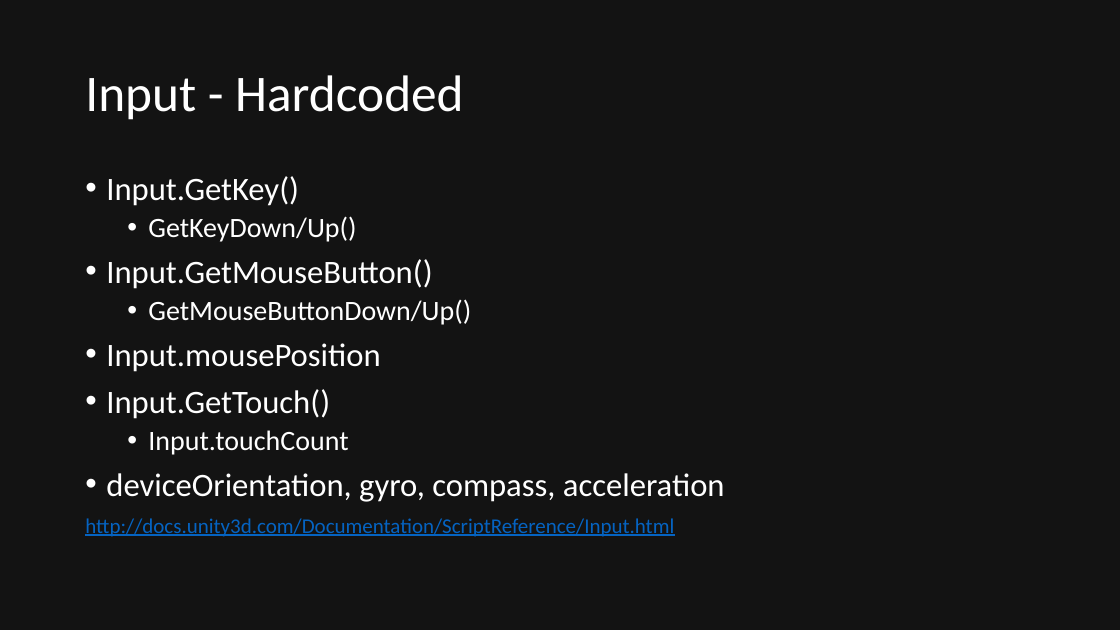
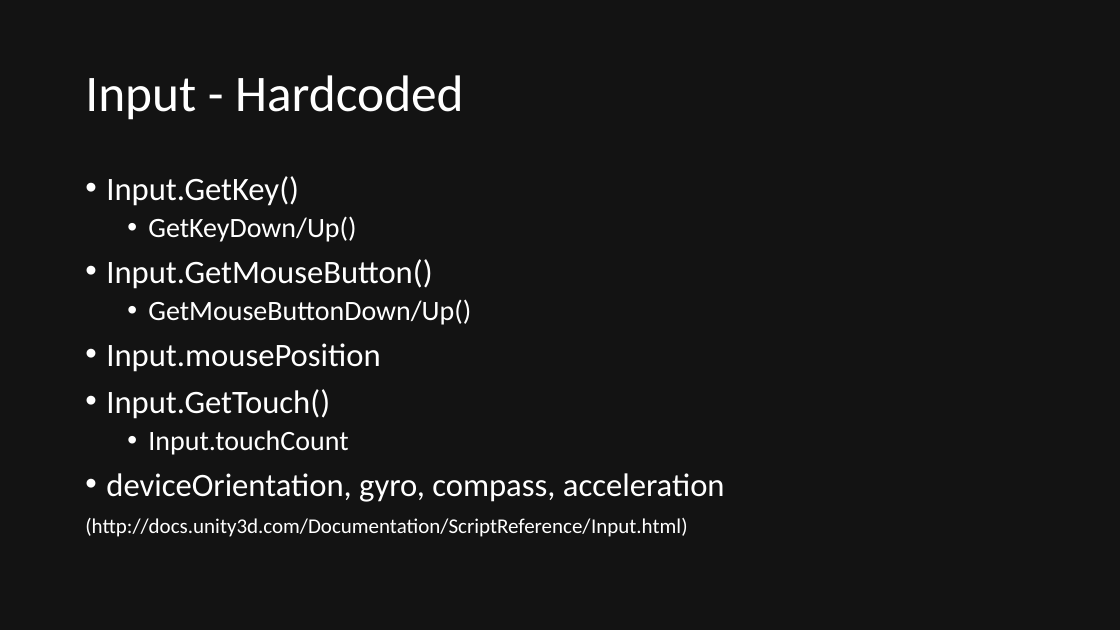
Before and after one commit to quandtm/UnitySTWorkshop, a slide deck: slide 23 of ST_Unity_101.pptx. Drawn at 1120x630 pixels with LibreOffice and Linux fonts; fonts in the diff are those of the drawing. Boxes give left, top, right and bottom in pixels: in the first picture for what was removed or moved away, otherwise in the second. Text is boxed around its words. In the diff, an @@ line names an element or a change of style, - is before the commit and + after.

```diff
--- a/ST_Unity_101.pptx
+++ b/ST_Unity_101.pptx
@@ text at [85,518,687,537]: text changed; text colour #0563C1 to #FFFFFF @@
-http://docs.unity3d.com/Documentation/ScriptReference/Input.html
+(http://docs.unity3d.com/Documentation/ScriptReference/Input.html)
```
Also in this commit, not shown: 7 other slides changed, 1 other file.
